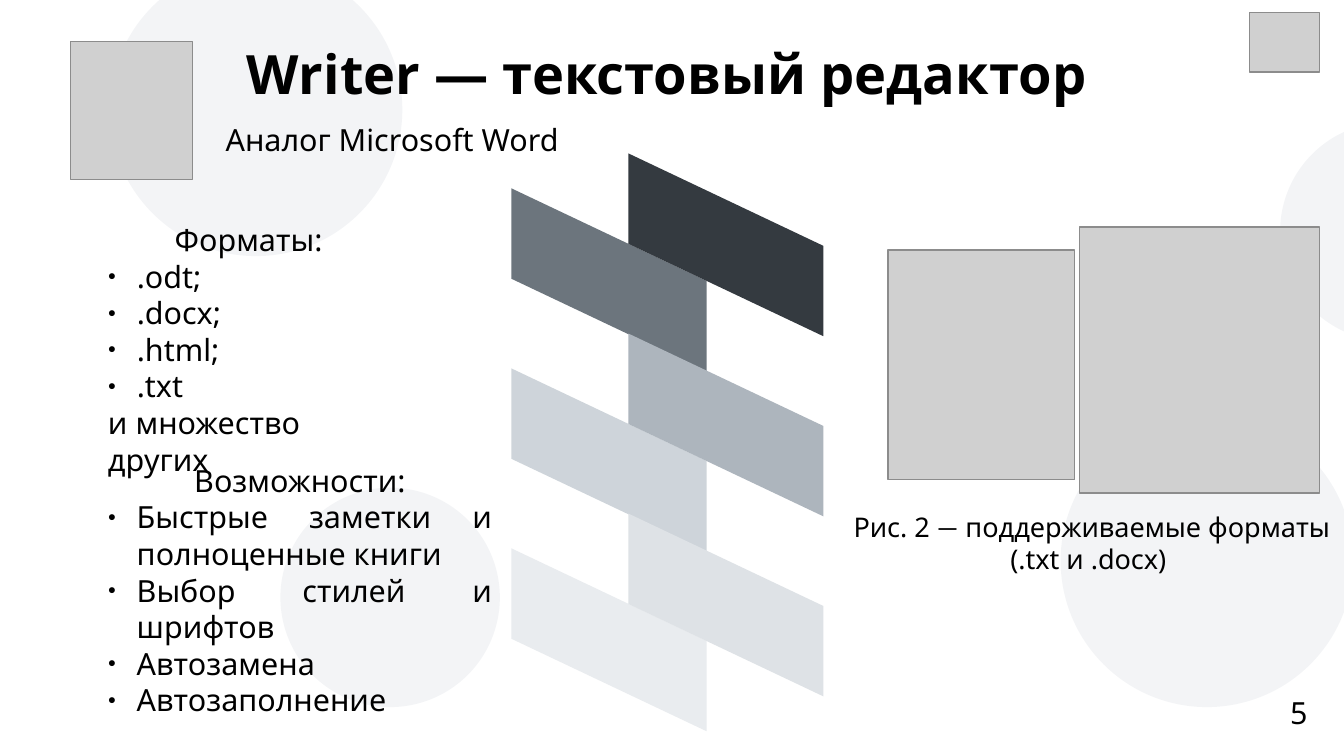
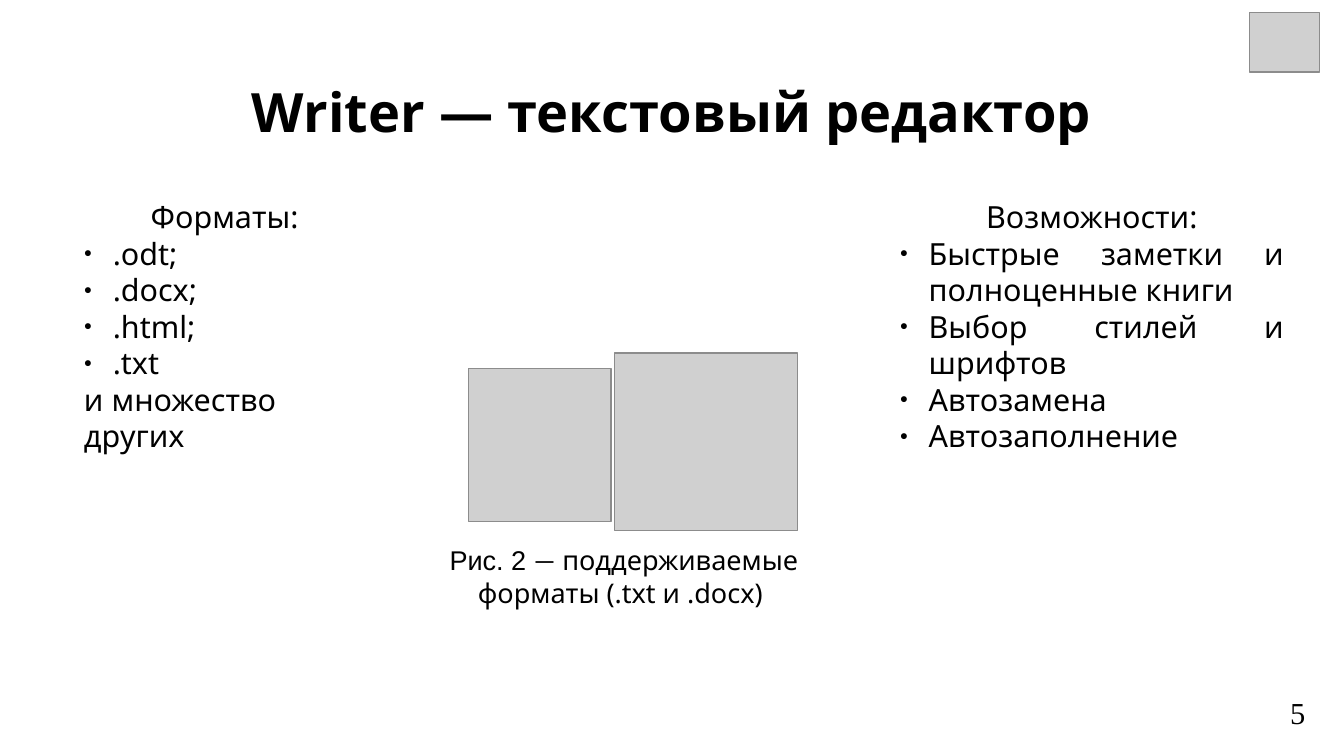
Before and after one commit to Soft-Darkness/df-presentations-2025, a slide deck: slide 5 of 4731204-50002/eremeeva-anna-aleksandrovna/LibreOffice_review.odp. Drawn at 1344x756 pixels with LibreOffice and Linux fonts; fonts in the diff are those of the drawing; grey boxes stand for pictures. Boxes give left, top, right and bottom in pixels: in the first picture for what was removed or moved away, otherwise in the second. Text is boxed around its words. In the diff, an @@ line names an element or a change of style, - is before the commit and + after.

```diff
--- a/4731204-50002/eremeeva-anna-aleksandrovna/LibreOffice_review.odp
+++ b/4731204-50002/eremeeva-anna-aleksandrovna/LibreOffice_review.odp
@@ ellipse removed at [110, 0, 402, 256] @@
@@ text "Writer — текстовый редактор": place and size @@
-text "Writer — текстовый редактор" at [247, 51, 1087, 107]
+text "Writer — текстовый редактор" at [252, 89, 1091, 145]
@@ text "Writer — текстовый редактор" at [252, 89, 1091, 145]: vertical alignment middle to top @@
@@ text removed at [226, 127, 559, 152] @@
-Аналог Microsoft Word
@@ ellipse removed at [1281, 122, 1344, 341] @@
@@ text "Форматы:": place and size @@
-text "Форматы:" at [108, 229, 323, 479]
+text "Форматы:" at [84, 206, 299, 455]
@@ text "Возможности:" rewrapped from [137, 464, 442, 712] to [929, 206, 1234, 448] @@
@@ picture removed at [1081, 227, 1321, 493] @@
@@ picture: place and size @@
-picture at [888, 250, 1074, 481]
+picture at [615, 352, 798, 531]
@@ picture: place and size @@
-picture at [71, 41, 193, 179]
+picture at [468, 368, 611, 522]
@@ ellipse removed at [1061, 415, 1344, 707] @@
@@ ellipse removed at [281, 488, 500, 707] @@
@@ text "Рис. 2 ― поддерживаемые форматы ...": place and size @@
-text "Рис. 2 ― поддерживаемые форматы ..." at [854, 516, 1330, 574]
+text "Рис. 2 ― поддерживаемые форматы ..." at [450, 551, 798, 610]
@@ text "Рис. 2 ― поддерживаемые форматы ..." at [450, 551, 798, 610]: font Noto Sans to Arial in "Рис. 2" @@
@@ group removed at [512, 154, 823, 732]: 6 parallelograms @@
@@ page number at [1290, 704, 1305, 725]: font Noto Sans to Times New Roman @@
```
Also in this commit, not shown: 11 other slides changed, 1 other file.
